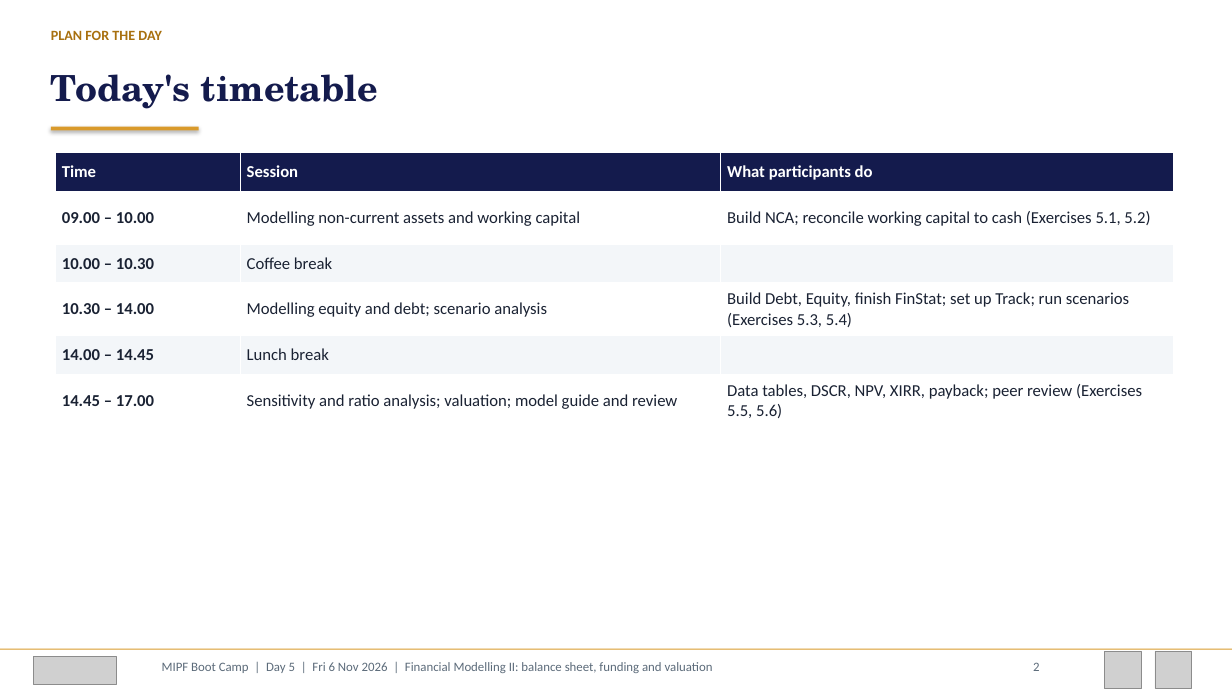
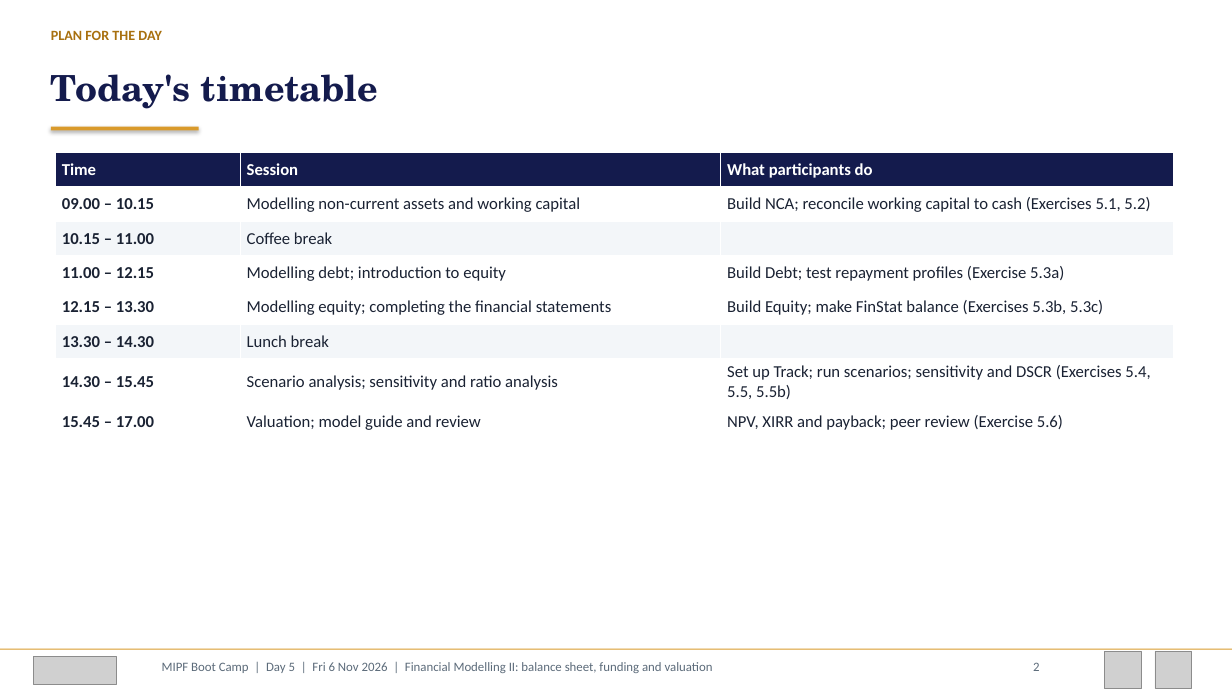
Before and after one commit to adibongo/mipf-2026-course-materials, a slide deck: slide 2 of decks/MIPF_Day5_Funding_Valuation_Deck.pptx. Drawn at 1232x693 pixels with LibreOffice and Linux fonts; fonts in the diff are those of the drawing; grey boxes stand for pictures. Boxes give left, top, right and bottom in pixels: in the first picture for what was removed or moved away, otherwise in the second. Text is boxed around its words. In the diff, an @@ line names an element or a change of style, - is before the commit and + after.

```diff
--- a/decks/MIPF_Day5_Funding_Valuation_Deck.pptx
+++ b/decks/MIPF_Day5_Funding_Valuation_Deck.pptx
@@ table at <box>55,152,1174,434</box> @@
-row 2: 09.00 – 10.00 | Modelling non-current assets and working capital | Build NCA; reconcile working capital to cash (Exercises 5.1, 5.2)
-row 3: 10.00 – 10.30 | Coffee break | 
-row 4: 10.30 – 14.00 | Modelling equity and debt; scenario analysis | Build Debt, Equity, finish FinStat; set up Track; run scenarios (Exercises 5.3, 5.4)
-row 5: 14.00 – 14.45 | Lunch break | 
-row 6: 14.45 – 17.00 | Sensitivity and ratio analysis; valuation; model guide and review | Data tables, DSCR, NPV, XIRR, payback; peer review (Exercises 5.5, 5.6)
+row 2: 09.00 – 10.15 | Modelling non-current assets and working capital | Build NCA; reconcile working capital to cash (Exercises 5.1, 5.2)
+row 3: 10.15 – 11.00 | Coffee break | 
+row 4: 11.00 – 12.15 | Modelling debt; introduction to equity | Build Debt; test repayment profiles (Exercise 5.3a)
+row 5: 12.15 – 13.30 | Modelling equity; completing the financial statements | Build Equity; make FinStat balance (Exercises 5.3b, 5.3c)
+row 6: 13.30 – 14.30 | Lunch break | 
+row 7: 14.30 – 15.45 | Scenario analysis; sensitivity and ratio analysis | Set up Track; run scenarios; sensitivity and DSCR (Exercises 5.4, 5.5, 5.5b)
+row 8: 15.45 – 17.00 | Valuation; model guide and review | NPV, XIRR and payback; peer review (Exercise 5.6)
```
Also in this commit, not shown: 8 other slides changed, 33 other files.
